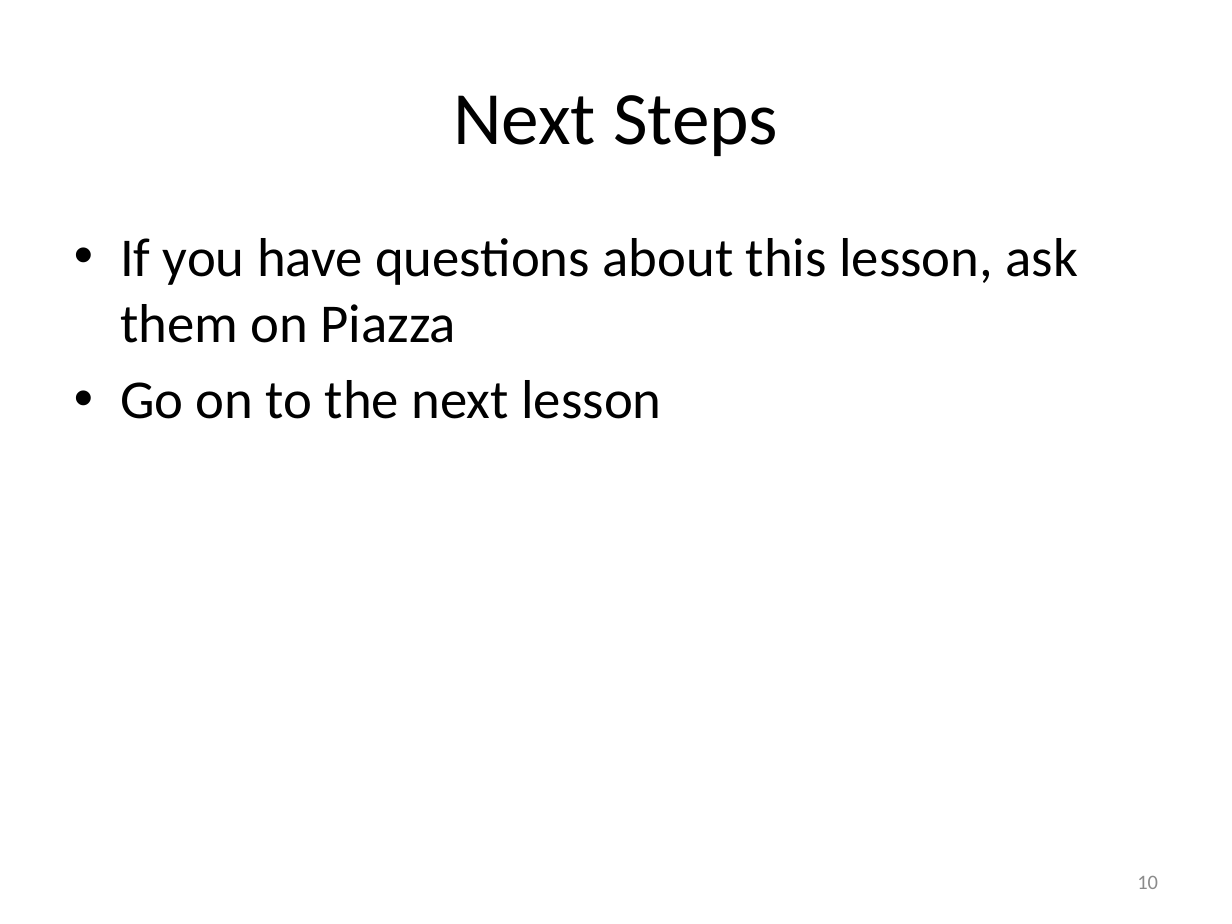
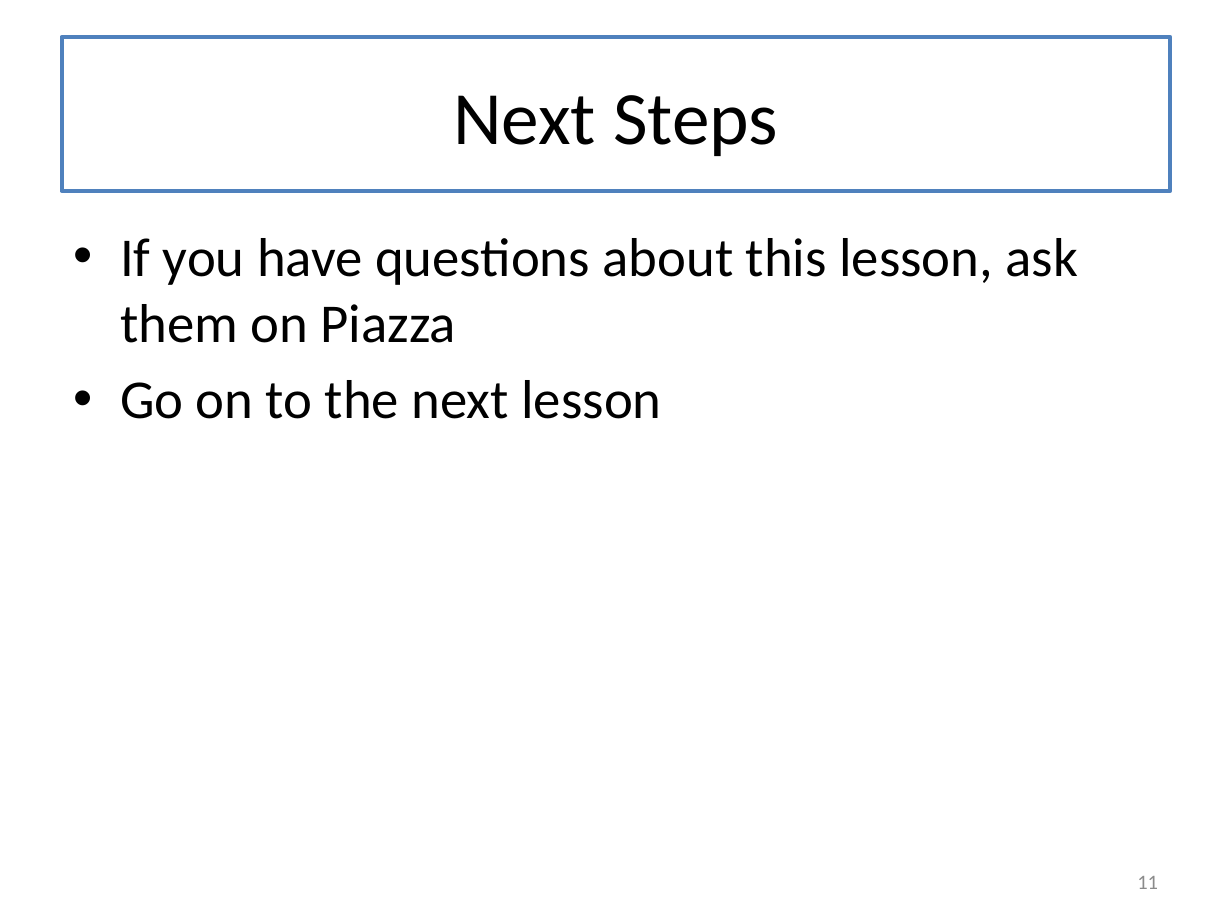
Before and after one commit to mwand/cs5010f16, a slide deck: slide 11 of Slides/Lesson 0.2 Organization of this Course.pptx (slide 10 before the commit). Drawn at 1232x924 pixels with LibreOffice and Linux fonts; fonts in the diff are those of the drawing. Boxes give left, top, right and bottom in pixels: in the first picture for what was removed or moved away, otherwise in the second. Text is boxed around its words. In the diff, an @@ line names an element or a change of style, - is before the commit and + after.

```diff
--- a/Slides/Lesson 0.2 Organization of this Course.pptx
+++ b/Slides/Lesson 0.2 Organization of this Course.pptx
@@ title "Next Steps": place and size @@
-title "Next Steps" at bbox=[453, 95, 778, 156]
+title "Next Steps" at bbox=[62, 37, 1170, 191]
@@ title "Next Steps" at bbox=[62, 37, 1170, 191]: outline none to #4F81BD 2.25 pt @@
@@ page number at bbox=[1137, 876, 1158, 889]: text changed @@
-10
+11
```
Also in this commit, not shown: 6 other slides changed, 1 slide added, 4 other files.
